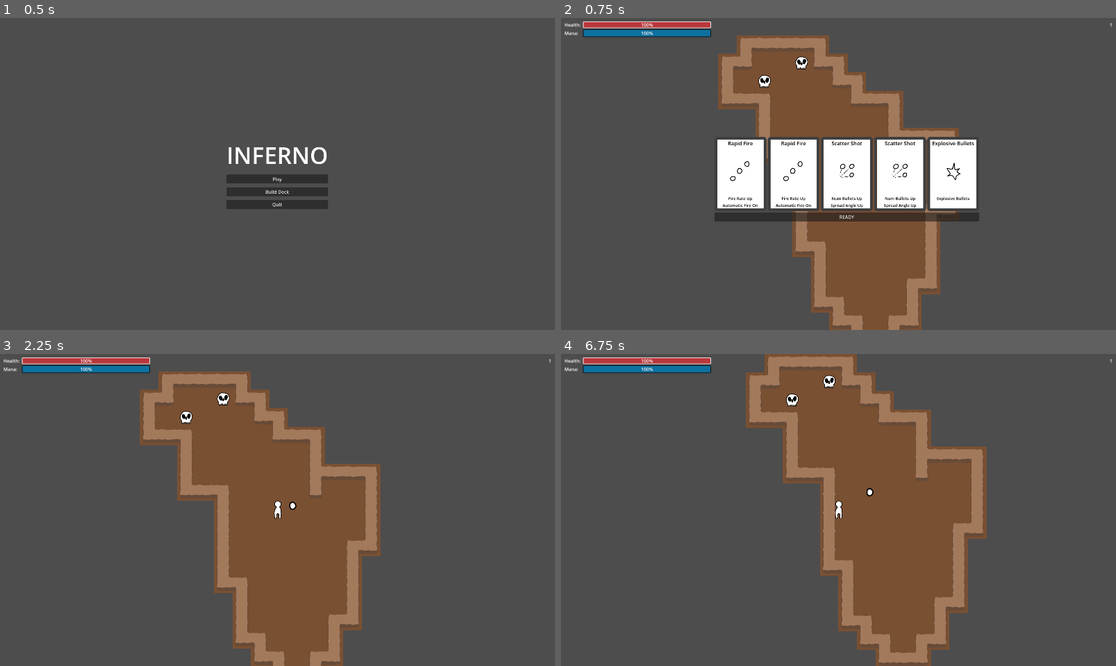
Above: before the commit, frames 1-4 (two rows, left to right).
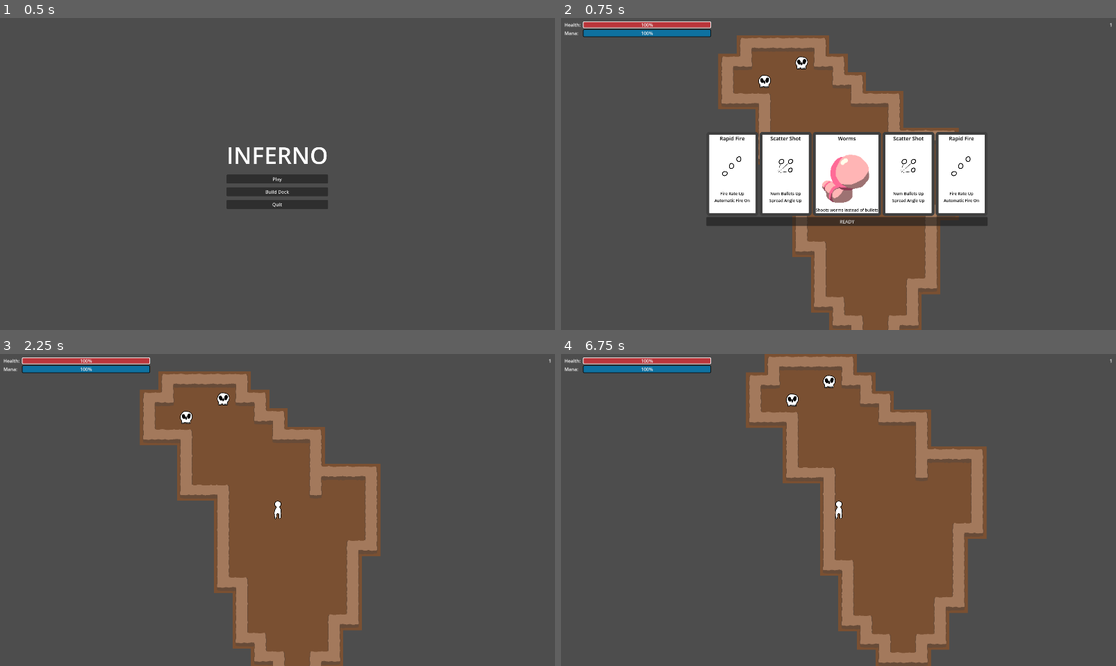
Above: after the commit, the same moments.

Repository: wpuerner/inferno
Game: Godot game, scene res://scenes/main_menu.tscn
Two runs of this game, one before a commit and one after it. Both use one fixed random seed, a clock stepped at 60 frames per second and the inputs below.
Inputs (mouse positions are in pixels of both pictures, inside the frame that each line leads up to):
- Up to frame 1 (0.5 s): no input
- Up to frame 2 (0.75 s): click "Play" at 0.5 s
- Up to frame 3 (2.25 s): click "READY" at 1.25 s; tap Enter at 2 s; move the mouse to (399, 494) at 2.02 s; press the mouse at (399, 494) at 2.03 s; hold D (move_right) from 2.03 s (still down)
- Up to frame 4 (6.75 s): move the mouse to (727, 525) at 2.77 s; release D (move_right) at 2.78 s; release the mouse at (727, 525) at 2.78 s; hold S (move_down) 2.78-3.53 s; click (727, 525) at 2.85 s; move the mouse to (894, 441) at 3.52 s; press the mouse at (894, 441) at 3.53 s; hold D (move_right) 3.53-4.28 s; tap Space at 4.25 s; move the mouse to (810, 572) at 4.27 s; release the mouse at (810, 572) at 4.28 s; hold W (move_up) 4.28-5.03 s; click (810, 572) at 4.35 s; move the mouse to (1005, 556) at 5.02 s; press the mouse at (1005, 556) at 5.03 s; hold A (move_left) 5.03-6.53 s; move the mouse to (672, 463) at 5.77 s; release the mouse at (672, 463) at 5.78 s; click (672, 463) at 5.85 s; move the mouse to (866, 510) at 6.52 s; press the mouse at (866, 510) at 6.53 s; hold S (move_down) from 6.53 s (still down)

Frame 1 is identical in both runs. In frame 2, 7.7% of the frame differs, in the area x 26-77%, y 36-67%; in frame 3, less than 0.1%; in frame 4, less than 0.1%.
Error after the commit: Invalid call. Nonexistent function 'instantiate' in base 'Nil'. (res://scenes/handlers/bullet_handler.gd:37)

Commit message:
adds worm projectile

Diff:
--- a/project.godot
+++ b/project.godot
@@ -68,6 +68,7 @@
 2d_physics/layer_1="player"
 2d_physics/layer_2="enemies"
 2d_physics/layer_3="environment"
+2d_physics/layer_4="friendlies"
 
 [physics]
 
--- /dev/null
+++ b/scenes/attributes/projectile/projectile_attribute.gd
@@ -0,0 +1,4 @@
+extends Attribute
+
+func get_default_value() -> PackedScene:
+	return load("res://scenes/objects/bullet/bullet.tscn")
--- /dev/null
+++ b/scenes/attributes/projectile/projectile_attribute.tres
@@ -0,0 +1,6 @@
+[gd_resource type="Resource" load_steps=2 format=3 uid="uid://cor4v0lch1y7b"]
+
+[ext_resource type="Script" path="res://scenes/attributes/projectile/projectile_attribute.gd" id="1_uri6i"]
+
+[resource]
+script = ExtResource("1_uri6i")
--- a/scenes/handlers/bullet_handler.gd
+++ b/scenes/handlers/bullet_handler.gd
@@ -3,6 +3,7 @@
 @export var fire_rate_attribute: Attribute
 @export var automatic_fire_attribute: Attribute
 @export var num_bullets_attribute: Attribute
+@export var projectile_attribute: Attribute = preload("res://scenes/attributes/projectile/projectile_attribute.tres")
 
 @onready var event_bus: Node = get_node("/root/EventBus")
 @onready var mana_handler: Node = get_node("/root/Main/ManaHandler")
@@ -33,9 +34,10 @@
 func _fire_bullet():
 	if !mana_handler.has_enough_mana(mana_cost): return
 	mana_handler.decrease_mana(mana_cost)
-	var bullet = preload("res://scenes/objects/bullet/bullet.tscn").instantiate()
+	var bullet = projectile_attribute.get_value().instantiate()
+	bullet.global_position = player.global_position
 	add_child(bullet)
-	bullet.init(player.global_position)
+	if bullet.has_method("init"): bullet.init()
 
 func _reset():
 	mana_cost = 10
--- a/scenes/handlers/rune_pool.gd
+++ b/scenes/handlers/rune_pool.gd
@@ -3,7 +3,8 @@
 var rune_scene_paths: PackedStringArray = [
 	"res://scenes/runes/scatter_shot/scatter_shot.tscn",
 	"res://scenes/runes/rapid_fire/rapid_fire.tscn",
-	"res://scenes/runes/explosive/explosive.tscn"
+	"res://scenes/runes/explosive/explosive.tscn",
+	"res://scenes/runes/worms/worms.tscn"
 ]
 
 func _ready():
@@ -11,7 +12,7 @@
 
 func _generate_rune_pool():
 	for i in 15:
-		var rune_scene_path = rune_scene_paths[i % 3]
+		var rune_scene_path = rune_scene_paths[i % rune_scene_paths.size()]
 		var rune = load(rune_scene_path).instantiate()
 		if get_child_count() < 8: rune.is_in_deck = true
 		add_child(rune)
--- /dev/null
+++ b/scenes/mobs/worm/worm.gd
@@ -0,0 +1,35 @@
+extends CharacterBody2D
+
+@onready var animated_sprite_2d: AnimatedSprite2D = $AnimatedSprite2D
+@onready var navigation_agent: NavigationAgent2D = $NavigationAgent2D
+@onready var bullet_spawn_attribute: Attribute = preload("res://scenes/attributes/bullet_spawn/bullet_spawn_attribute.tres")
+
+var target: Node2D
+var move_speed: float = 100.0
+
+func _physics_process(delta: float):
+	if !is_instance_valid(target):
+		if animated_sprite_2d.is_playing():
+			animated_sprite_2d.stop()
+			animated_sprite_2d.frame = 0
+		return
+	var collision: KinematicCollision2D = get_last_slide_collision()
+	if collision != null:
+		_kill_worm()
+	navigation_agent.target_position = target.global_position
+	velocity = global_position.direction_to(navigation_agent.get_next_path_position()) * move_speed
+	if velocity.x < 0: animated_sprite_2d.flip_h = true
+	move_and_slide()
+
+func _on_detection_area_body_entered(body: Node2D):
+	if !is_instance_valid(target):
+		target = body
+		animated_sprite_2d.play()
+
+func _kill_worm():
+	var spawn_path = bullet_spawn_attribute.get_value()
+	if spawn_path != null:
+		var spawn = load(spawn_path).instantiate()
+		spawn.global_position = global_position
+		add_sibling.call_deferred(spawn)
+	queue_free()
--- /dev/null
+++ b/scenes/mobs/worm/worm.tscn
@@ -0,0 +1,75 @@
+[gd_scene load_steps=10 format=3 uid="uid://cgsmmomfuu8kb"]
+
+[ext_resource type="Texture2D" uid="uid://bohsqd5txsgx3" path="res://scenes/mobs/worm/worm.png" id="1_dnbwd"]
+[ext_resource type="Script" path="res://scenes/mobs/worm/worm.gd" id="1_llyeq"]
+
+[sub_resource type="AtlasTexture" id="AtlasTexture_ghhnr"]
+atlas = ExtResource("1_dnbwd")
+region = Rect2(0, 0, 64, 64)
+
+[sub_resource type="AtlasTexture" id="AtlasTexture_3b0gf"]
+atlas = ExtResource("1_dnbwd")
+region = Rect2(64, 0, 64, 64)
+
+[sub_resource type="AtlasTexture" id="AtlasTexture_m351q"]
+atlas = ExtResource("1_dnbwd")
+region = Rect2(128, 0, 64, 64)
+
+[sub_resource type="AtlasTexture" id="AtlasTexture_1xahm"]
+atlas = ExtResource("1_dnbwd")
+region = Rect2(192, 0, 64, 64)
+
+[sub_resource type="SpriteFrames" id="SpriteFrames_wgpib"]
+animations = [{
+"frames": [{
+"duration": 1.0,
+"texture": SubResource("AtlasTexture_ghhnr")
+}, {
+"duration": 1.0,
+"texture": SubResource("AtlasTexture_3b0gf")
+}, {
+"duration": 1.0,
+"texture": SubResource("AtlasTexture_m351q")
+}, {
+"duration": 1.0,
+"texture": SubResource("AtlasTexture_1xahm")
+}],
+"loop": true,
+"name": &"default",
+"speed": 10.0
+}]
+
+[sub_resource type="CircleShape2D" id="CircleShape2D_he6ty"]
+radius = 169.003
+
+[sub_resource type="CapsuleShape2D" id="CapsuleShape2D_wl2ly"]
+radius = 3.0
+height = 18.0
+
+[node name="Worm" type="CharacterBody2D"]
+collision_layer = 8
+collision_mask = 2
+script = ExtResource("1_llyeq")
+
+[node name="AnimatedSprite2D" type="AnimatedSprite2D" parent="."]
+sprite_frames = SubResource("SpriteFrames_wgpib")
+frame_progress = 0.14139
+
+[node name="DetectionArea" type="Area2D" parent="."]
+visible = false
+collision_layer = 0
+collision_mask = 2
+
+[node name="CollisionShape2D" type="CollisionShape2D" parent="DetectionArea"]
+shape = SubResource("CircleShape2D_he6ty")
+
+[node name="CollisionShape2D" type="CollisionShape2D" parent="."]
+visible = false
+position = Vector2(0, -1)
+rotation = -1.5708
+shape = SubResource("CapsuleShape2D_wl2ly")
+
+[node name="NavigationAgent2D" type="NavigationAgent2D" parent="."]
+target_desired_distance = 0.1
+
+[connection signal="body_entered" from="DetectionArea" to="." method="_on_detection_area_body_entered"]
--- a/scenes/objects/bullet/bullet.tscn
+++ b/scenes/objects/bullet/bullet.tscn
@@ -13,8 +13,7 @@
 var rng: RandomNumberGenerator = RandomNumberGenerator.new()
 var speed: float = 600
 
-func init(position: Vector2):
-	global_position = position
+func init():
 	rng.randomize()
 	var spread_angle = spread_angle_attribute.get_value()
 	var angle = rng.randf_range(-spread_angle / 2, spread_angle / 2)
--- a/scenes/runes/rune.gd
+++ b/scenes/runes/rune.gd
@@ -2,6 +2,7 @@
 
 @export var display_name: String
 @export var texture: Texture
+@export var description_strings: PackedStringArray
 
 @onready var modifiers: Array[Modifier] = _get_modifiers()
 
@@ -9,13 +10,14 @@
 
 func activate():
 	if modifiers.size() == 0:
-		push_error("Activate not implemented for a Rune!")
+		push_error("Runes must either have modifiers as children or override activate()")
 	else:
 		for modifier in modifiers:
 			modifier.activate()
 
 func get_modifier_display_names() -> PackedStringArray:
-	return modifiers.map(func(modifier): return modifier.display_name)
+	var mod_arr: PackedStringArray = modifiers.map(func(modifier): return modifier.display_name)
+	return description_strings if mod_arr.is_empty() else mod_arr
 
 func _get_modifiers() -> Array[Modifier]:
 	var mods: Array[Modifier] = []
--- /dev/null
+++ b/scenes/runes/worms/worms.gd
@@ -0,0 +1,6 @@
+extends Rune
+
+@onready var projectile_attribute: Attribute = preload("res://scenes/attributes/projectile/projectile_attribute.tres")
+
+func activate():
+	projectile_attribute.set_value(preload("res://scenes/mobs/worm/worm.tscn"))
--- /dev/null
+++ b/scenes/runes/worms/worms.tscn
@@ -0,0 +1,10 @@
+[gd_scene load_steps=3 format=3 uid="uid://banoqqqiycy83"]
+
+[ext_resource type="Script" path="res://scenes/runes/worms/worms.gd" id="1_cc4jf"]
+[ext_resource type="Texture2D" uid="uid://cqx4v3t17pivr" path="res://scenes/runes/worms/worms.png" id="2_qsqq1"]
+
+[node name="Worms" type="Node"]
+script = ExtResource("1_cc4jf")
+display_name = "Worms"
+texture = ExtResource("2_qsqq1")
+description_strings = PackedStringArray("Shoots worms instead of bullets")
Binary file added: scenes/mobs/worm/worm.aseprite
Binary file added: scenes/mobs/worm/worm.png
Not shown, added: scenes/mobs/worm/worm.png.import
Binary file added: scenes/runes/worms/worms.aseprite
Binary file added: scenes/runes/worms/worms.png
Not shown, added: scenes/runes/worms/worms.png.import
Not shown, removed: scenes/mobs/walker/walker.kra
Not shown, removed: scenes/mobs/walker/walker.kra~
Not shown, added: scenes/mobs/worm/wor42B.tmp
Not shown, added: scenes/mobs/worm/worF3FF.tmp
